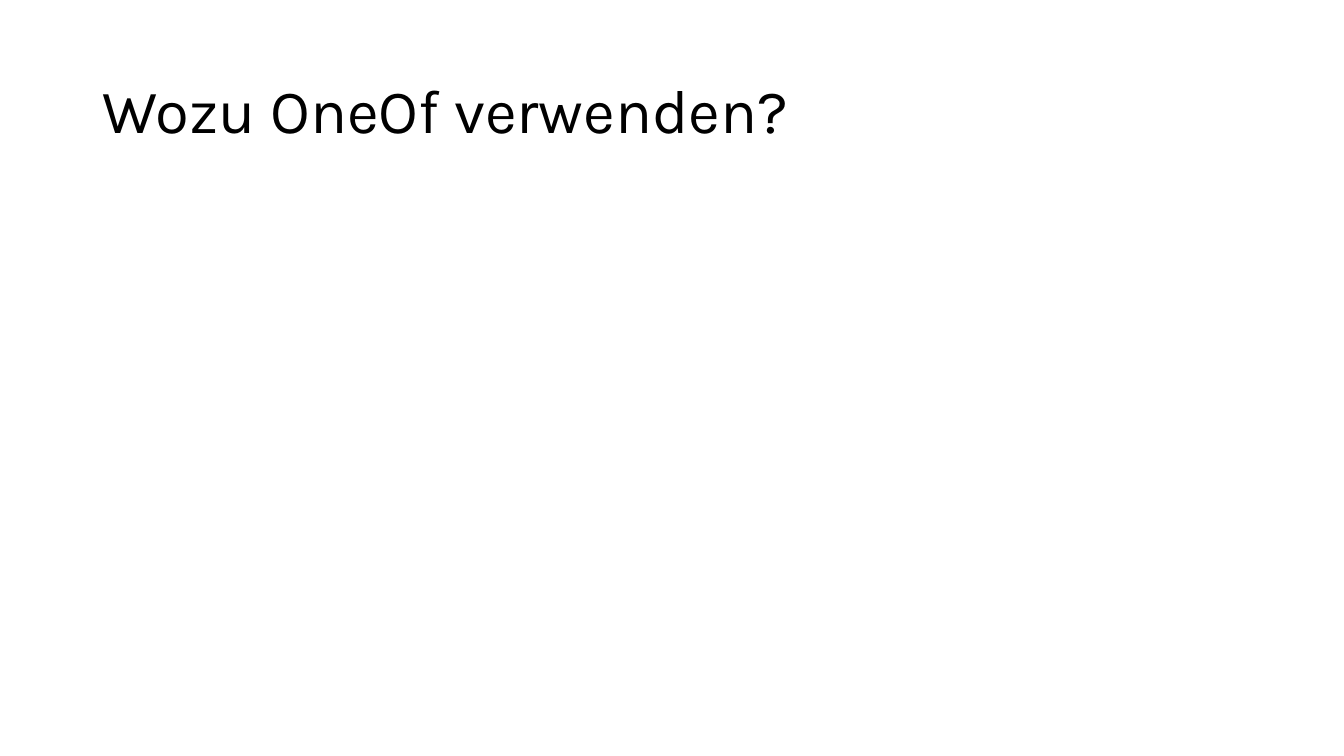
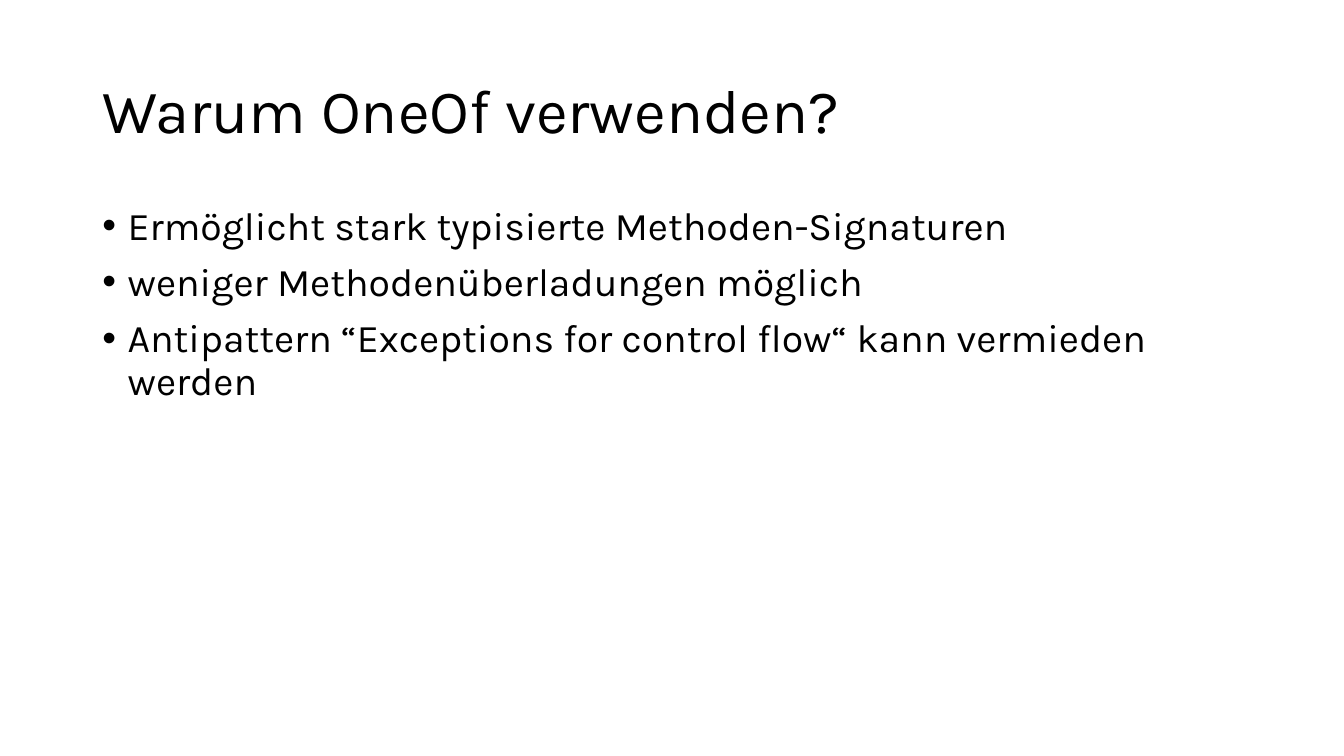
Before and after one commit to lukassteggers/OneOf, a slide deck: slide 4 of OneOf_Praesentation.pptx. Drawn at 1344x756 pixels with LibreOffice and Linux fonts; fonts in the diff are those of the drawing. Boxes give left, top, right and bottom in pixels: in the first picture for what was removed or moved away, otherwise in the second. Text is boxed around its words. In the diff, an @@ line names an element or a change of style, - is before the commit and + after.

Commit message:
Update Powerpoint

```diff
--- a/OneOf_Praesentation.pptx
+++ b/OneOf_Praesentation.pptx
@@ title at <box>102,90,839,134</box>: text changed @@
-Wozu OneOf verwenden?
+Warum OneOf verwenden?
@@ text added at <box>128,213,1146,396</box>, 28 pt, text #000000 @@
+• Ermöglicht stark typisierte Methoden-Signaturen
+• weniger Methodenüberladungen möglich
+• Antipattern “Exceptions for control flow“ kann vermieden werden
```
Also in this commit, not shown: 4 other slides changed, 5 slides added.
